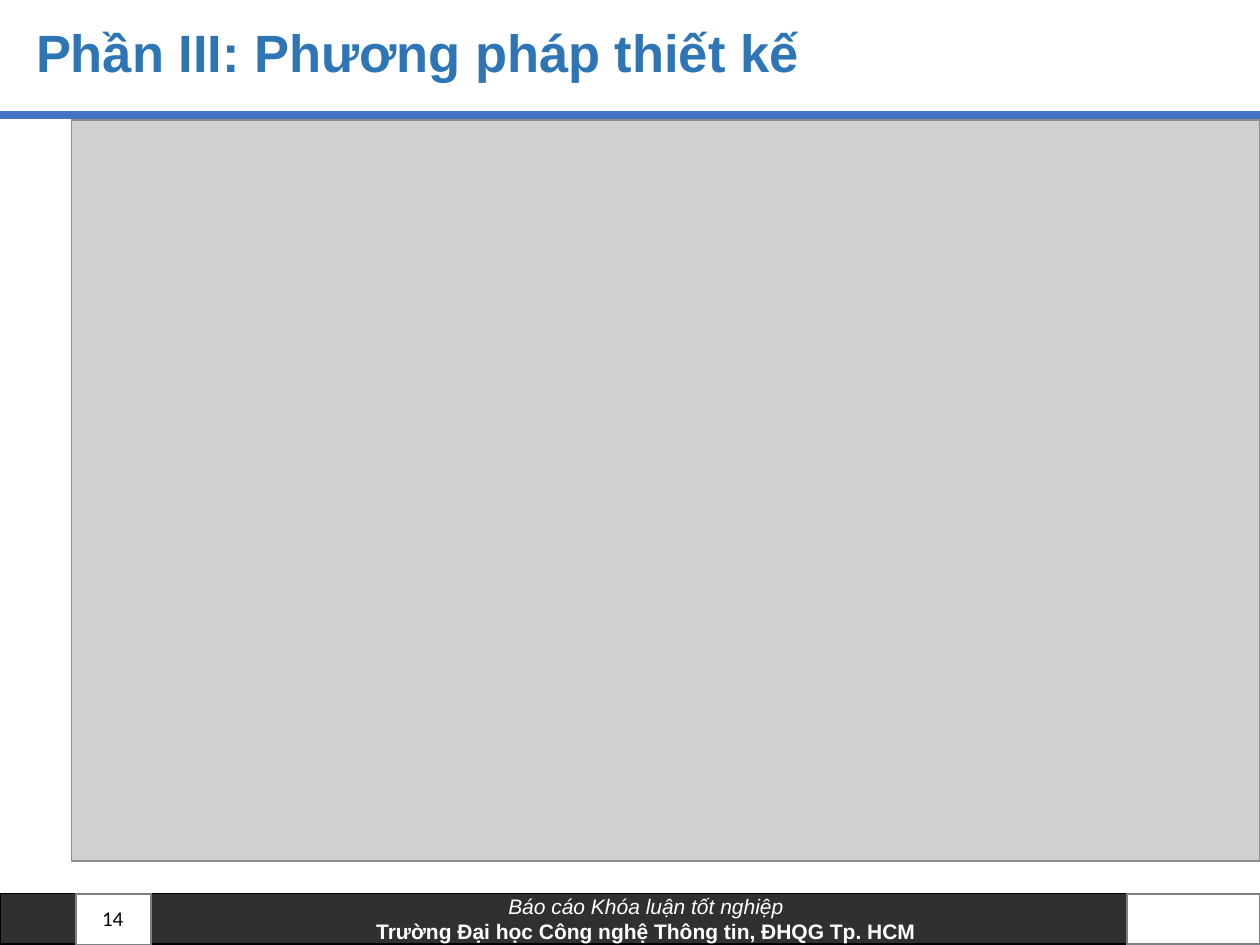
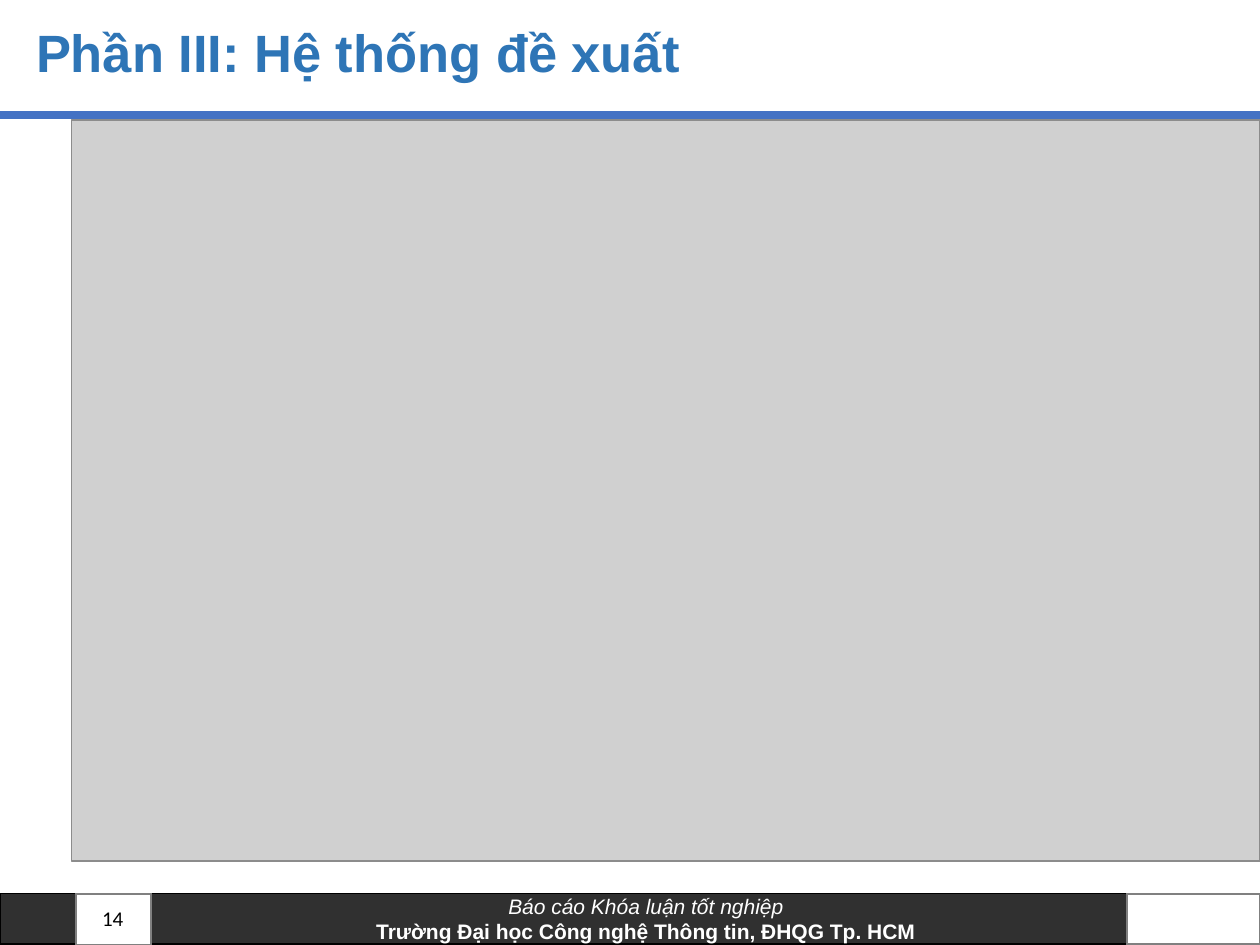
Before and after one commit to anhkiet1227/NT505_Thesis, a slide deck: slide 14 of Slide_20520605_VoAnhKiet.pptx. Drawn at 1260x945 pixels with LibreOffice and Linux fonts; fonts in the diff are those of the drawing; grey boxes stand for pictures; background and template pictures are left out. Boxes give left, top, right and bottom in pixels: in the first picture for what was removed or moved away, otherwise in the second. Text is boxed around its words. In the diff, an @@ line names an element or a change of style, - is before the commit and + after.

```diff
--- a/Slide_20520605_VoAnhKiet.pptx
+++ b/Slide_20520605_VoAnhKiet.pptx
@@ title at <box>36,31,680,83</box>: text changed @@
-Phần III: Phương pháp thiết kế
+Phần III: Hệ thống đề xuất
```
Also in this commit, not shown: 9 other slides changed, 2 slides added, 1 other file.
